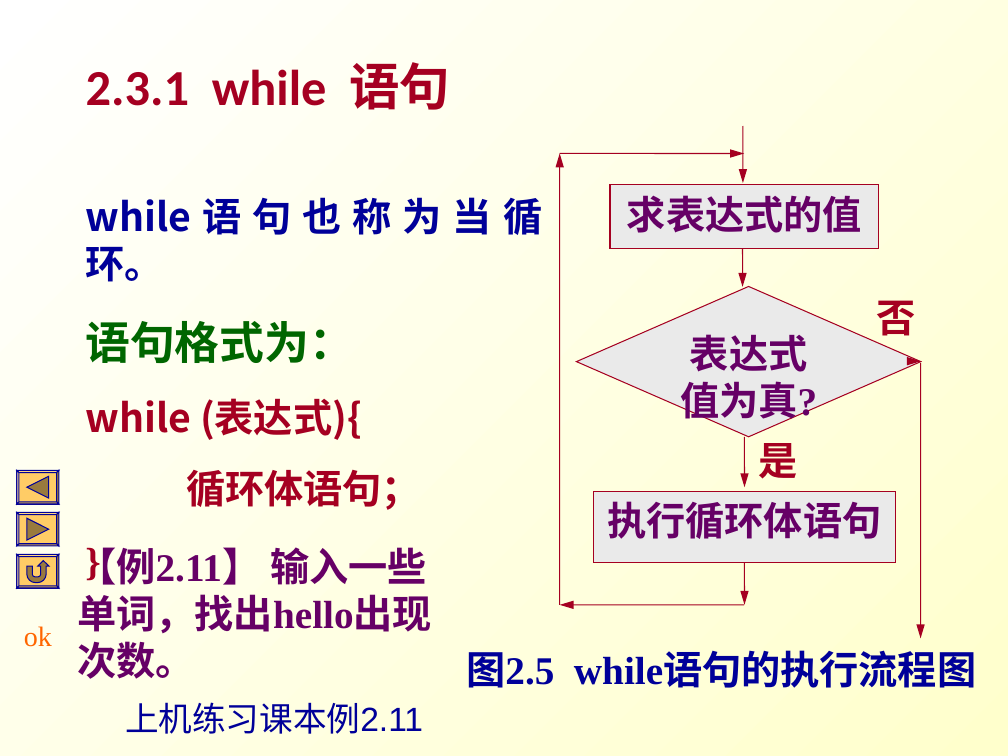
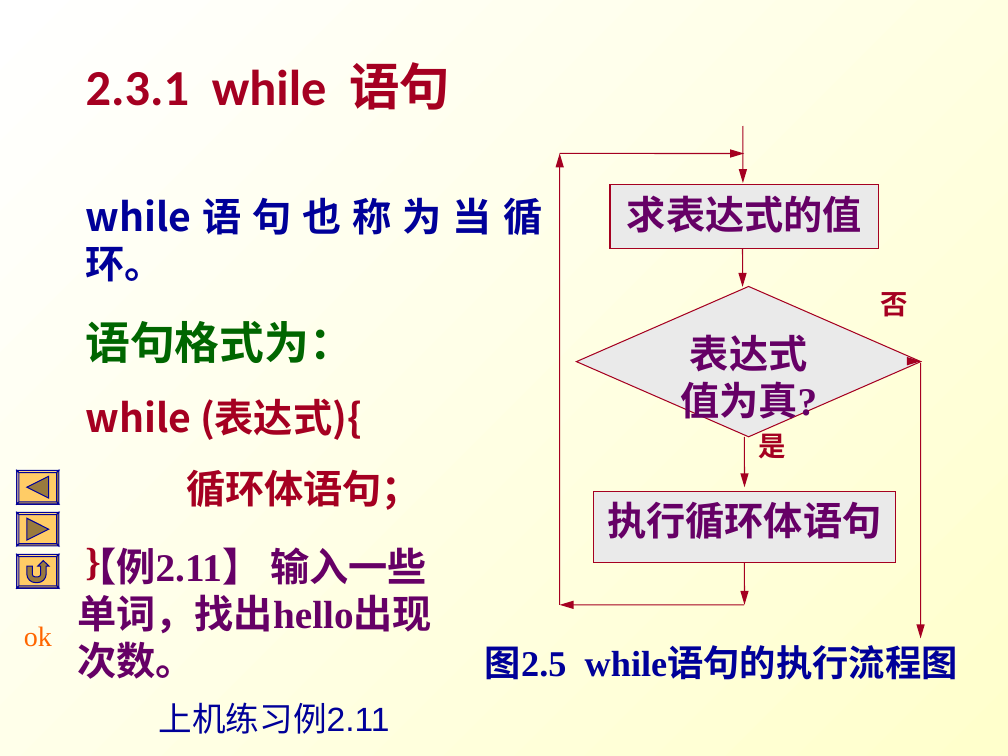
Before and after one commit to Changhe160/Changhe160.github.io, a slide deck: slide 20 of teachingRes/Cplusplus/unit02控制结构.ppt. Drawn at 1008x756 pixels with LibreOffice and Linux fonts; fonts in the diff are those of the drawing. Boxes give left, top, right and bottom in pixels: in the first picture for what was removed or moved away, otherwise in the second. Text is boxed around its words. In the diff, an @@ line names an element or a change of style, - is before the commit and + after.

Commit message:
update

```diff
--- a/teachingRes/Cplusplus/unit02控制结构.ppt
+++ b/teachingRes/Cplusplus/unit02控制结构.ppt
@@ text "否" at [881, 292, 908, 317]: size 28 to 19.6 pt; line spacing 1 to 0.8 @@
@@ text "是" at [758, 429, 785, 464]: size 28 to 19.6 pt; line spacing 1 to 0.8 @@
@@ text "图2.5 while语句的执行流程图" at [485, 646, 958, 680]: size 28 to 25.9 pt; line spacing 1 to 0.9 @@
@@ text at [159, 702, 390, 734]: text changed @@
-上机练习课本例2.11
+上机练习例2.11
```
Also in this commit, not shown: 22 other slides changed.
